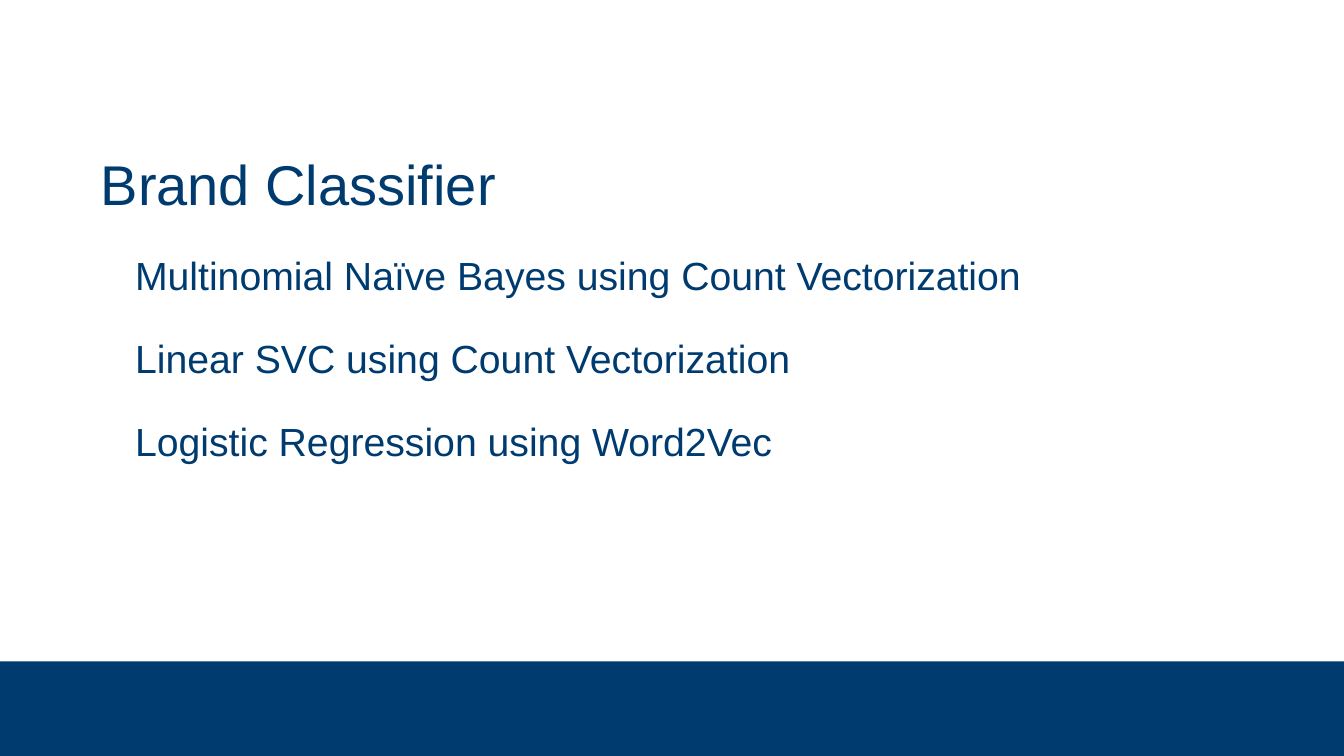
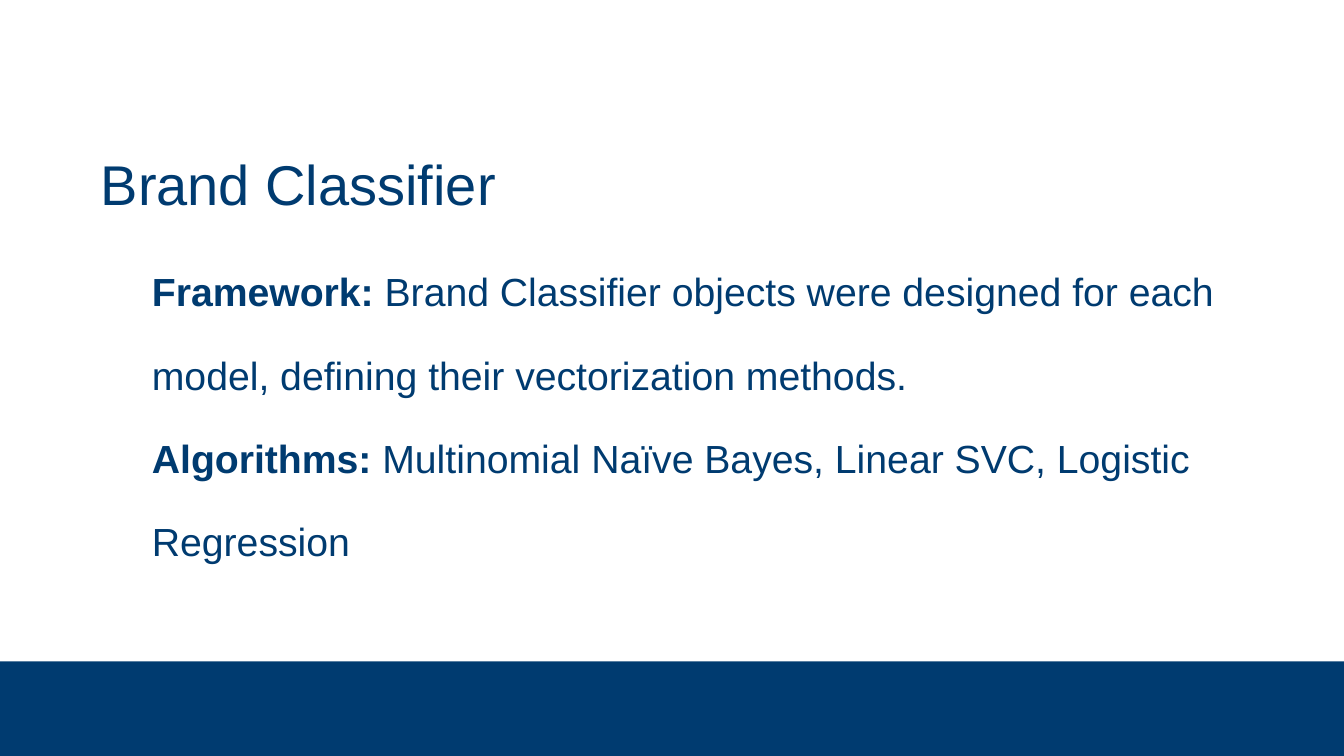
Before and after one commit to subsystem3/project, a slide deck: slide 20 of Final-Project-Team-2.pptx (slide 21 before the commit). Drawn at 1344x756 pixels with LibreOffice and Linux fonts; fonts in the diff are those of the drawing; background and template pictures are left out. Boxes give left, top, right and bottom in pixels: in the first picture for what was removed or moved away, otherwise in the second. Text is boxed around its words. In the diff, an @@ line names an element or a change of style, - is before the commit and + after.

```diff
--- a/Final-Project-Team-2.pptx
+++ b/Final-Project-Team-2.pptx
@@ text removed at bbox=[135, 261, 1021, 464] @@
-  Multinomial Naïve Bayes using Count Vectorization
-  Linear SVC using Count Vectorization
-  Logistic Regression using Word2Vec
@@ text added at bbox=[152, 277, 1214, 564], 28 pt, text #003B70 @@
+  Framework: Brand Classifier objects were designed for each model, defining their vectorization methods.
+  Algorithms: Multinomial Naïve Bayes, Linear SVC, Logistic Regression
```
Also in this commit, not shown: 3 other slides changed, 1 slide removed.
